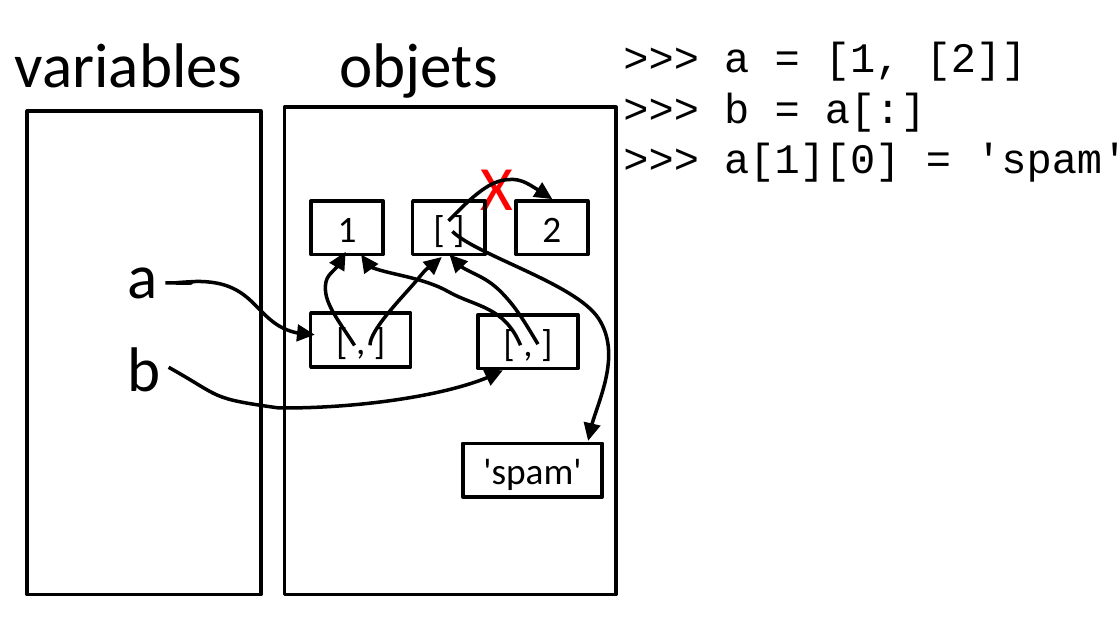
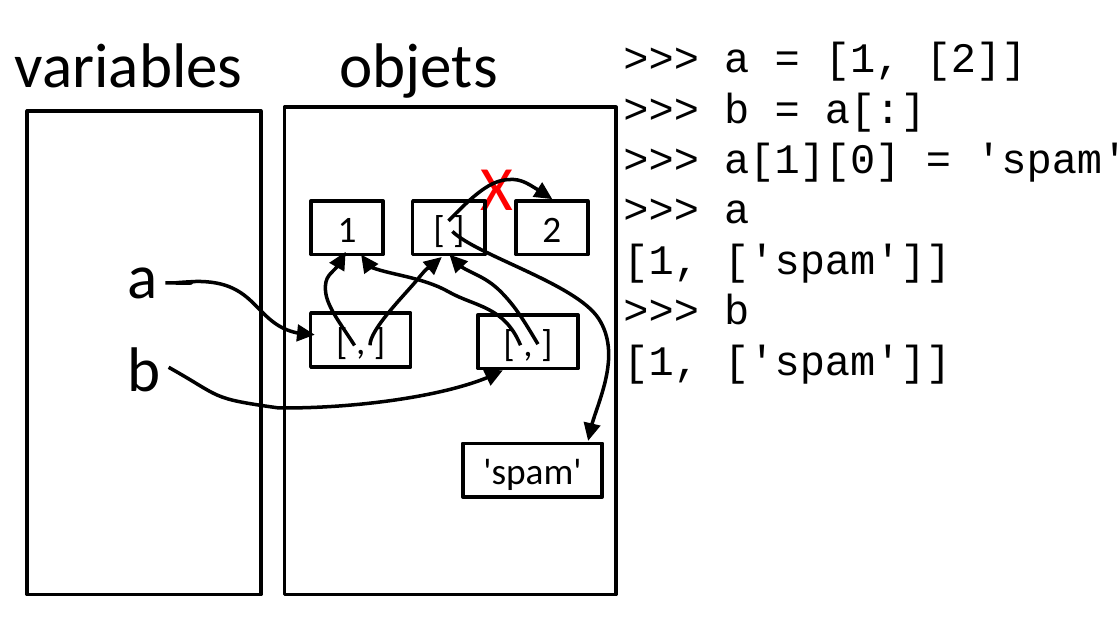
Before and after one commit to parmentelat/flotpython-archive, a slide deck: slide 5 of semaine3/CO12AL-W3-VIDEO04-SLIDE01.pptx. Drawn at 1120x630 pixels with LibreOffice and Linux fonts; fonts in the diff are those of the drawing. Boxes give left, top, right and bottom in pixels: in the first picture for what was removed or moved away, otherwise in the second. Text is boxed around its words. In the diff, an @@ line names an element or a change of style, - is before the commit and + after.

```diff
--- a/semaine3/CO12AL-W3-VIDEO04-SLIDE01.pptx
+++ b/semaine3/CO12AL-W3-VIDEO04-SLIDE01.pptx
@@ text at [623, 200, 951, 384]: paragraphs added @@
+>>> a
+[1, ['spam']]
+>>> b
+[1, ['spam']]
```
Also in this commit, not shown: 3 other slides changed, 1 other file.
